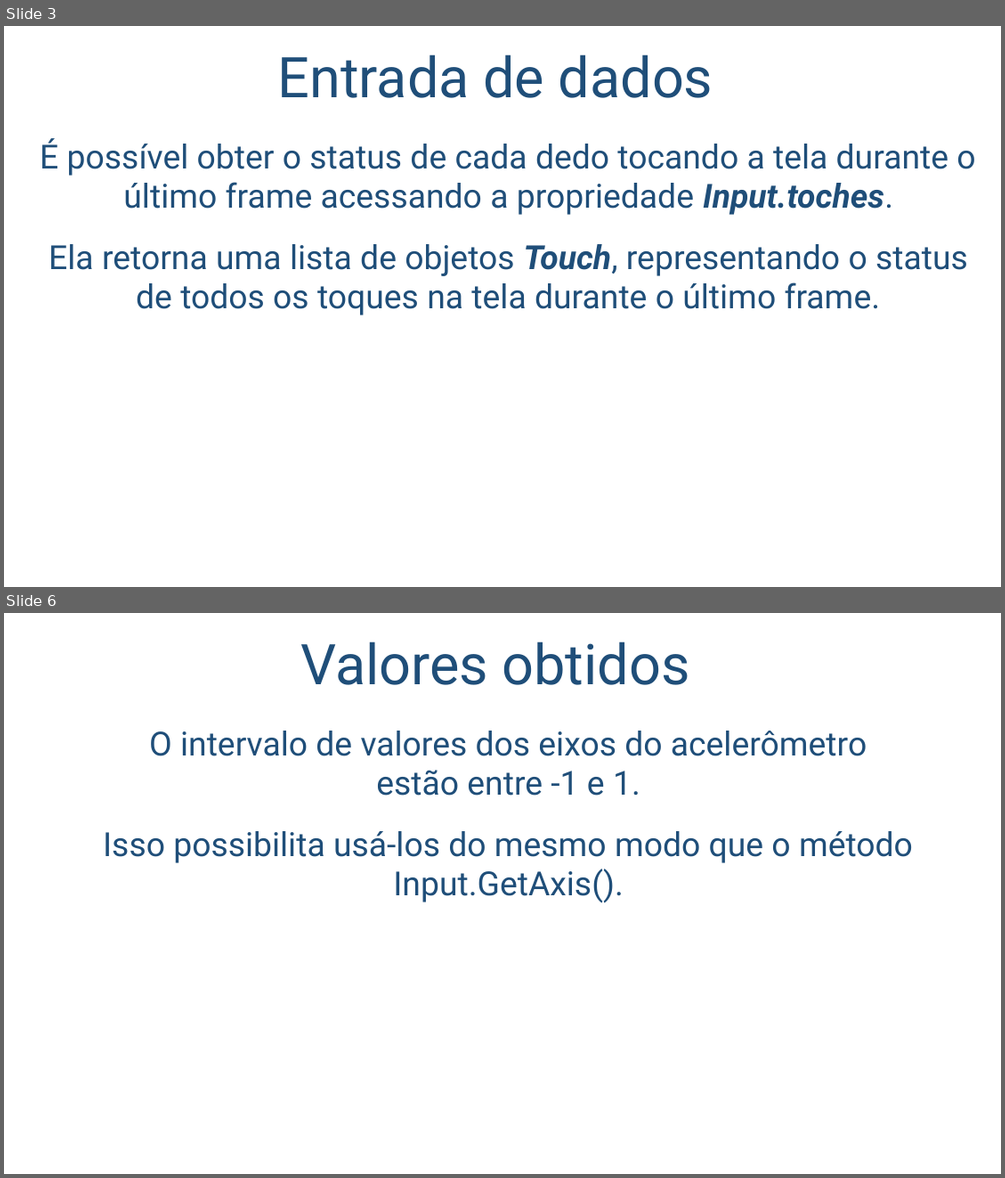
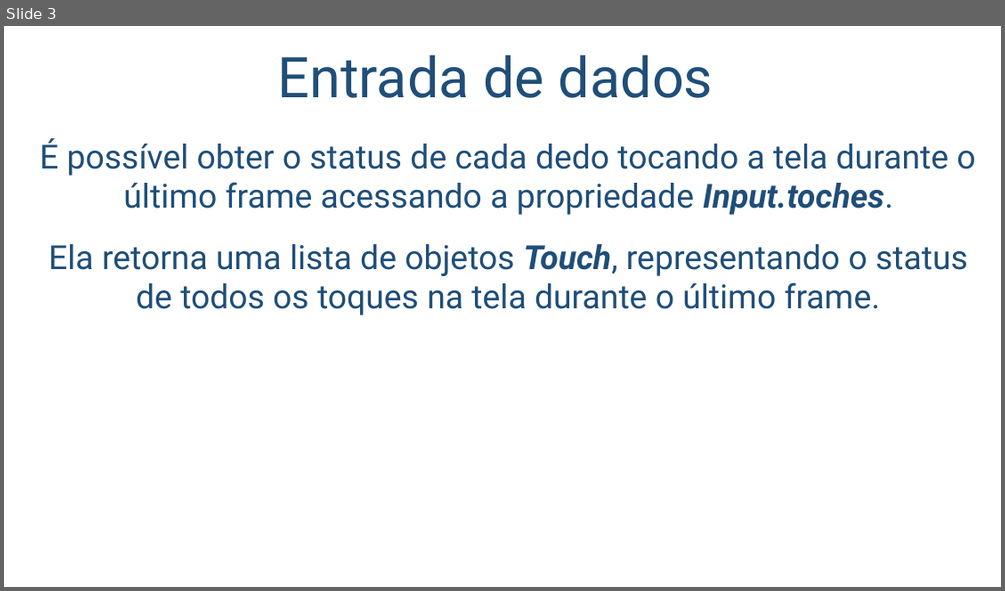
Before and after one commit to salmo-jr/public-slides, a slide deck: touch-input.pptx. Shown one above the other, each under a label of ours: slides 3 and 6 before the commit, slide 3 after it; the slides between them are not shown. The pictures are 1005x1178 and 1005x591 pixels, drawn with LibreOffice and Linux fonts; fonts in the diff are those of the drawing; background and template pictures are left out. Boxes give left, top, right and bottom in pixels: in the first picture for what was removed or moved away, otherwise in the second. Text is boxed around its words. In the diff, an @@ line names an element or a change of style, - is before the commit and + after.

```diff
--- a/touch-input.pptx
+++ b/touch-input.pptx
@@ slide 6 removed at bbox=[4, 613, 1001, 1174], background picture (left out) @@
@@ title removed at bbox=[300, 641, 690, 685] @@
-Valores obtidos
@@ text removed at bbox=[103, 730, 913, 903] @@
-O intervalo de valores dos eixos do acelerômetro
-estão entre -1 e 1.
-Isso possibilita usá-los do mesmo modo que o método Input.GetAxis().
```
Also in this commit, not shown: 1 slide changed, 1 slide added, 2 other slides removed.
